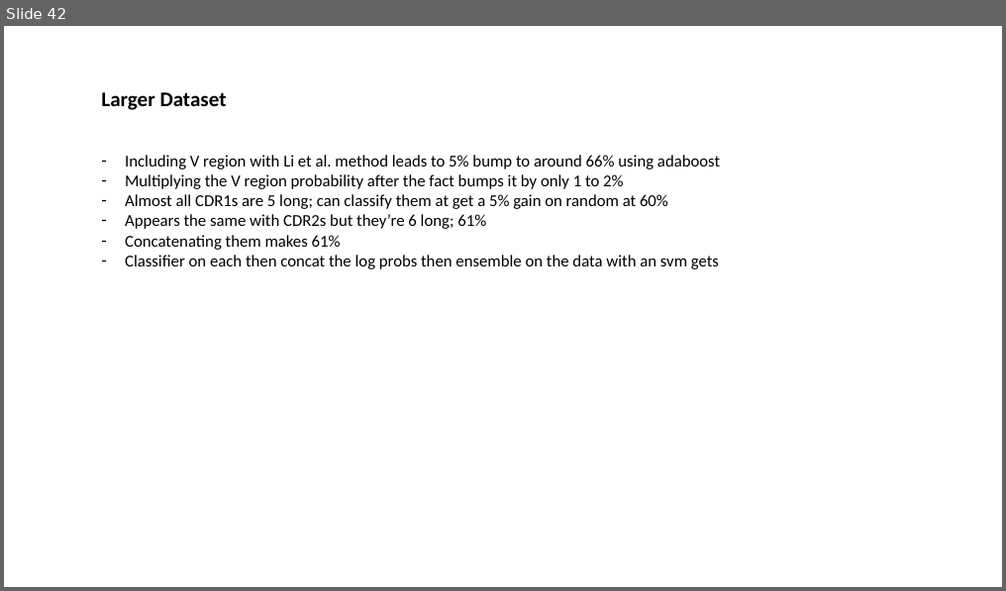
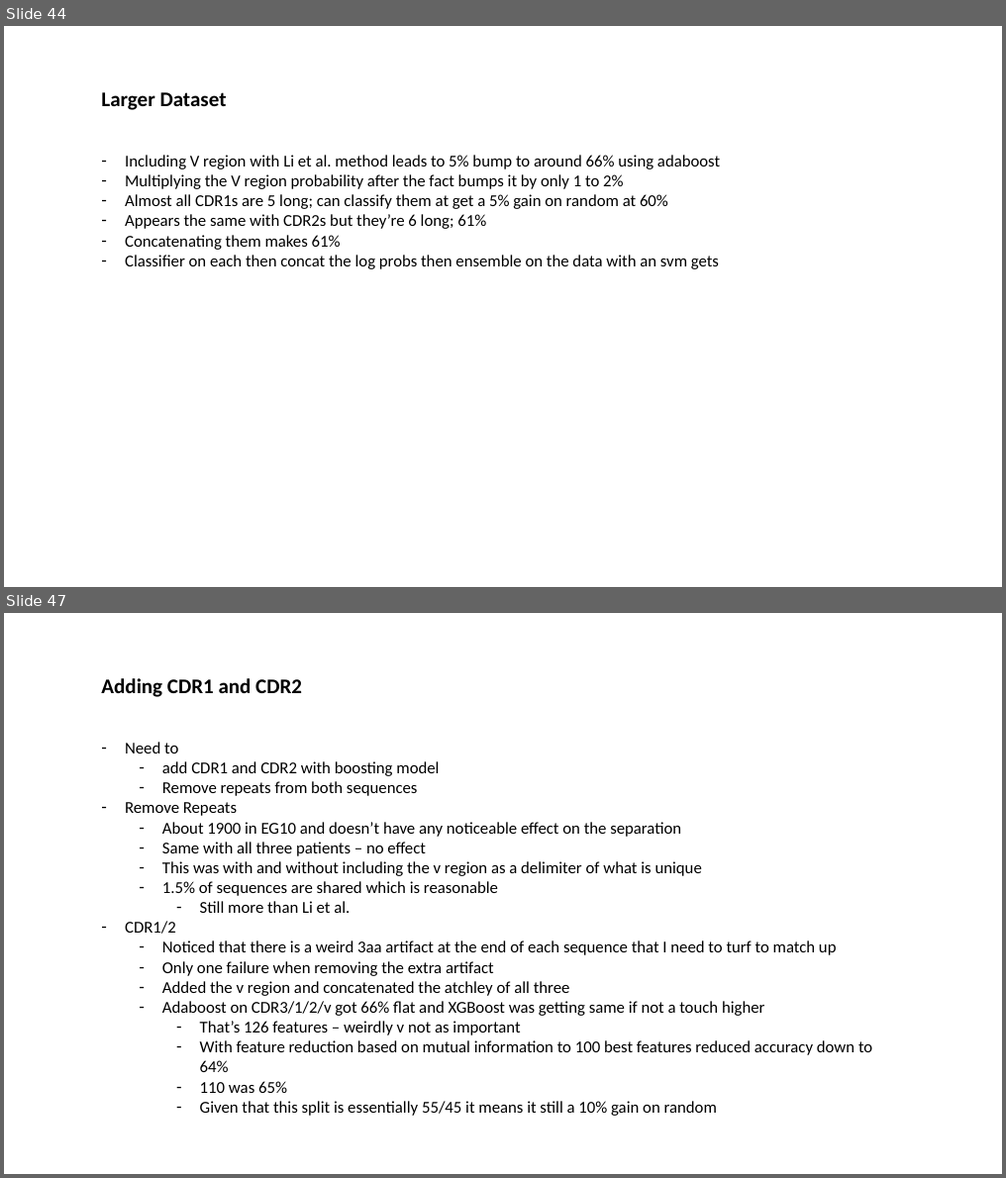
Before and after one commit to innate2adaptive/tcRIP, a slide deck: presentations/algorithm_overview.pptx. Shown one above the other, each under a label of ours: slide 42 before the commit, slides 44 and 47 after it; the slides between them are not shown. The pictures are 1006x591 and 1006x1178 pixels, drawn with LibreOffice and Linux fonts; fonts in the diff are those of the drawing. Boxes give left, top, right and bottom in pixels: in the first picture for what was removed or moved away, otherwise in the second. Text is boxed around its words. In the diff, an @@ line names an element or a change of style, - is before the commit and + after.

```diff
--- a/presentations/algorithm_overview.pptx
+++ b/presentations/algorithm_overview.pptx
@@ slide 47 added at [4, 613, 1002, 1174], background #FFFFFF @@
@@ text added at [101, 678, 302, 697], 20 pt, text #000000, bold @@
+Adding CDR1 and CDR2
@@ text added at [125, 742, 872, 1116], 16 pt, text #000000 @@
+– Need to
+  – add CDR1 and CDR2 with boosting model
+  – Remove repeats from both sequences
+– Remove Repeats
+  – About 1900 in EG10 and doesn’t have any noticeable effect on the separation
+  – Same with all three patients – no effect
+  – This was with and without including the v region as a delimiter of what is unique
+  – 1.5% of sequences are shared which is reasonable
+    – Still more than Li et al.
+– CDR1/2
+  – Noticed that there is a weird 3aa artifact at the end of each sequence that I need to turf to match up
+  – Only one failure when removing the extra artifact
+  – Added the v region and concatenated the atchley of all three
+  – Adaboost on CDR3/1/2/v got 66% flat and XGBoost was getting same if not a touch higher
+    – That’s 126 features – weirdly v not as important
+    – With feature reduction based on mutual information to 100 best features reduced accuracy down to 64%
+    – 110 was 65%
+    – Given that this split is essentially 55/45 it means it still a 10% gain on random
@@ what was slide 42 is now slide 44 @@
```
Also in this commit, not shown: 3 slides changed, 5 other slides added, 11 other files.
